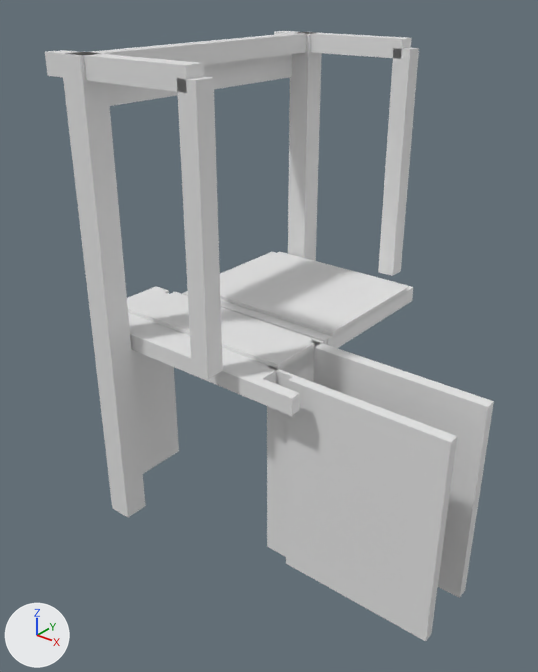
The glTF model models/farmsum/farmsum-brug-over-buitenhoofd-zeesluis-farmsum-2/farmsum-brug-over-buitenhoofd-zeesluis-farmsum-2.glb as it was, and as the next commit left it.
One viewpoint serves both versions: a camera (50 mm lens) standing at (21.3, -27.0, 14.8) and looking at (1.5, -2.3, -0.5). Lighting does not change. The marker at lower left points along +X, +Y and +Z. The first picture is the older version.

Objects in the first picture: 'building:balans', 'building:balans 2', 'building:contragewicht', 'building:hamei', 'building:hamei 2', 'building:hangstang', 'building:hangstang 2', 'building:portaal', 'road:dek 2', 'road:landhoofd', 'road:landhoofd 2', 'road:rijbaan regionale weg', 'road:rijbaan regionale weg 2', 'road:spoorbaan' and 1 more.
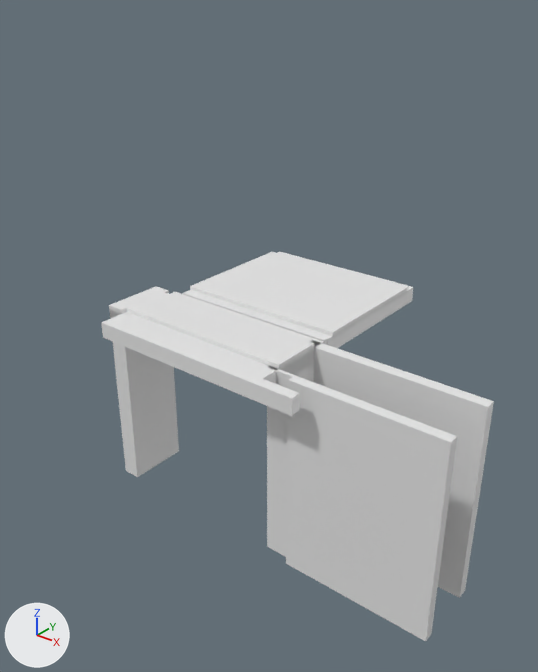
What differs and where, as boxes [x1, y1, x2, y2] in the pictures (538 x 672 px):
```json
{"object": "building:hamei 2", "change": "deleted", "before": [60, 52, 146, 517]}
{"object": "building:hangstang 2", "change": "deleted", "before": [177, 77, 223, 379]}
{"object": "building:hamei", "change": "deleted", "before": [288, 32, 322, 261]}
{"object": "building:hangstang", "change": "deleted", "before": [378, 48, 419, 276]}
{"object": "building:balans 2", "change": "deleted", "before": [45, 50, 204, 93]}
{"object": "building:portaal", "change": "deleted", "before": [82, 32, 310, 65]}
{"object": "building:contragewicht", "change": "deleted", "before": [108, 54, 292, 106]}
{"object": "building:balans", "change": "deleted", "before": [274, 31, 412, 59]}
```

Scene script edits in JSON lines:
```json
{"op": "remove", "block": "ob_building_hamei", "code": ["ob_building_hamei = bpy.data.objects.new('building:hamei', me_hamei)", "ob_building_hamei.location = (0.0, 0.0, 0.0)"]}
{"op": "remove", "block": "ob_building_hamei_2", "code": ["ob_building_hamei_2 = bpy.data.objects.new('building:hamei 2', me_hamei_2)", "ob_building_hamei_2.location = (0.0, 0.0, 0.0)"]}
{"op": "remove", "block": "ob_building_portaal", "code": ["ob_building_portaal = bpy.data.objects.new('building:portaal', me_portaal)", "ob_building_portaal.location = (0.0, 0.0, 0.0)"]}
{"op": "remove", "block": "ob_building_balans", "code": ["ob_building_balans = bpy.data.objects.new('building:balans', me_balans)", "ob_building_balans.location = (0.0, 0.0, 0.0)"]}
{"op": "remove", "block": "ob_building_hangstang", "code": ["ob_building_hangstang = bpy.data.objects.new('building:hangstang', me_hangstang)", "ob_building_hangstang.location = (0.0, 0.0, 0.0)"]}
{"op": "remove", "block": "ob_building_balans_2", "code": ["ob_building_balans_2 = bpy.data.objects.new('building:balans 2', me_balans_2)", "ob_building_balans_2.location = (0.0, 0.0, 0.0)"]}
{"op": "remove", "block": "ob_building_hangstang_2", "code": ["ob_building_hangstang_2 = bpy.data.objects.new('building:hangstang 2', me_hangstang_2)", "ob_building_hangstang_2.location = (0.0, 0.0, 0.0)"]}
{"op": "remove", "block": "ob_building_contragewicht", "code": ["ob_building_contragewicht = bpy.data.objects.new('building:contragewicht', me_contragewicht)", "ob_building_contragewicht.location = (0.0, 0.0, 0.0)"]}
```
